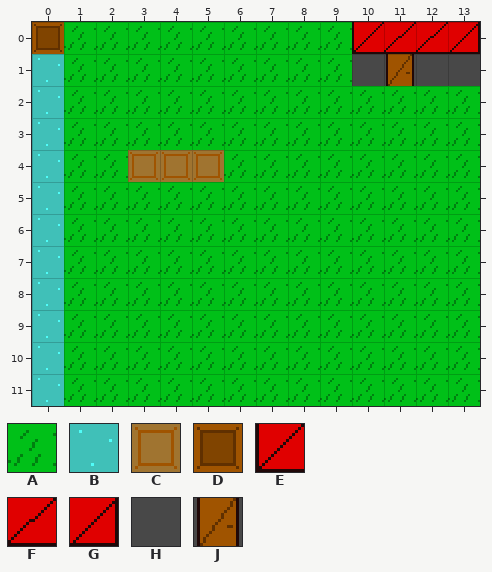
One commit to this Tiled map: maps/farmMap.tmx. Above is the file before it was changed.
Cells are 16x16 px. Shown: x 0..13, y 0..11.
Key: from "farm-tileset": A 1, B 2, C 3, D 4, E 10, F 11, G 12, H 37, J 38.
_ is an empty cell, # one hidden under a higher layer.
Layers that did not change in this view are not listed.
Layer "Ground" before, first column x 0:
 0 DAAAAAAAAAEFFG
 1 BAAAAAAAAAHJHH
 2 BAAAAAAAAAAAAA
 3 BAAAAAAAAAAAAA
 4 BAACCCAAAAAAAA
 5 BAAAAAAAAAAAAA
 6 BAAAAAAAAAAAAA
 7 BAAAAAAAAAAAAA
 8 BAAAAAAAAAAAAA
 9 BAAAAAAAAAAAAA
10 BAAAAAAAAAAAAA
11 BAAAAAAAAAAAAA
The same view after the edit:
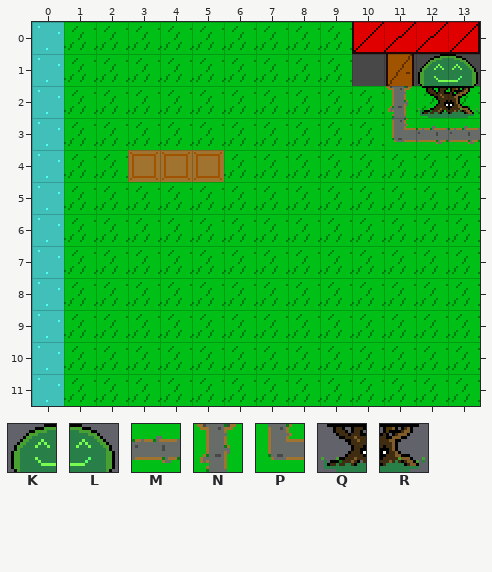
Further tiles: from "farm-tileset": K 5, L 6, M 27, N 28, P 29, Q 32, R 33.
Tiles of an added or newly shown layer are drawn over the layers below it.
The exact change:
Layer "Ground":
y 0: x 0 D -> #
y 2: x 11 A -> N
y 3: x 11..13 AAA -> PMM
Layer "Details" (added):
y 0: x 0 _ -> B
y 1: x 12..13 __ -> KL
y 2: x 12..13 __ -> QR
Pixel boxes of the changes (left, top, right, bottom) in both pictures:
changed: (32, 22, 64, 54)
changed: (384, 54, 480, 146)
